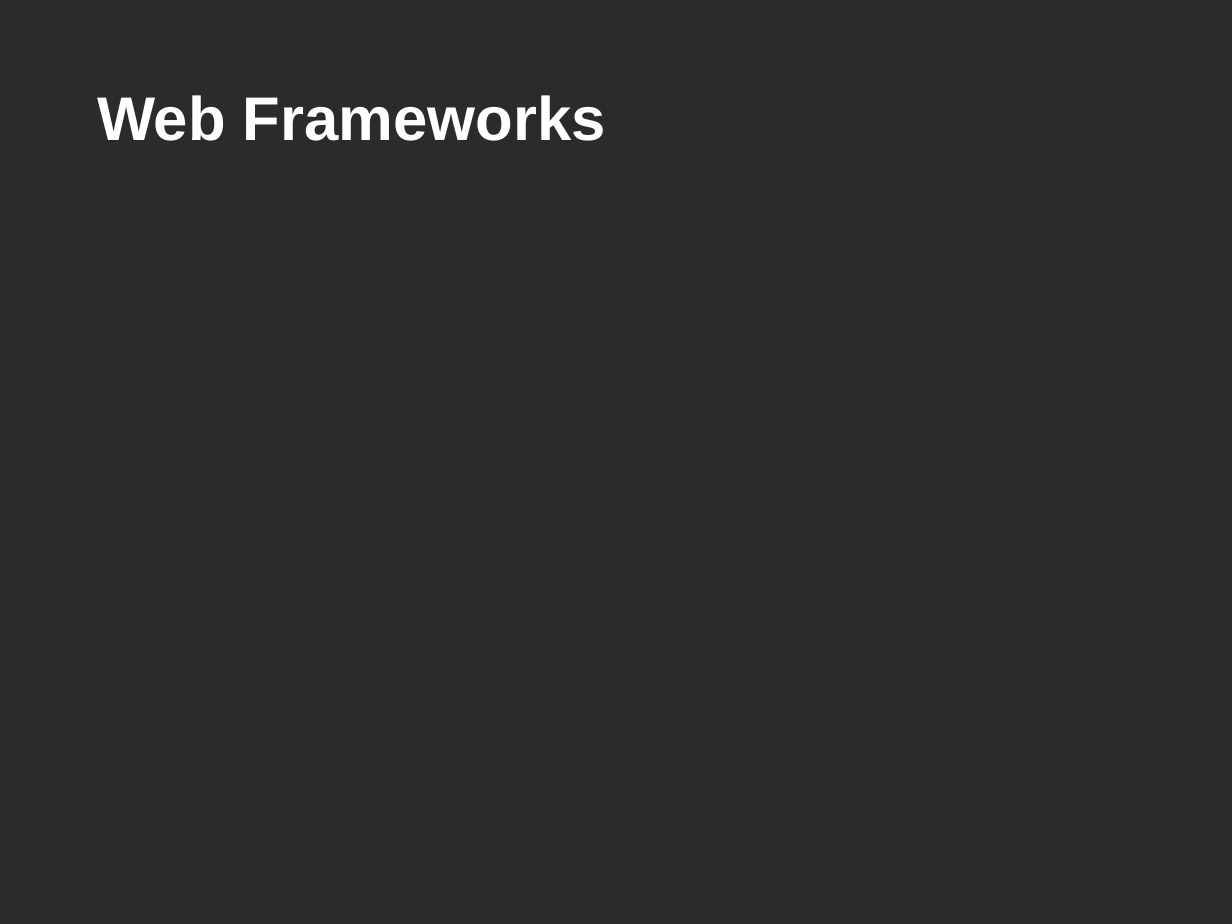
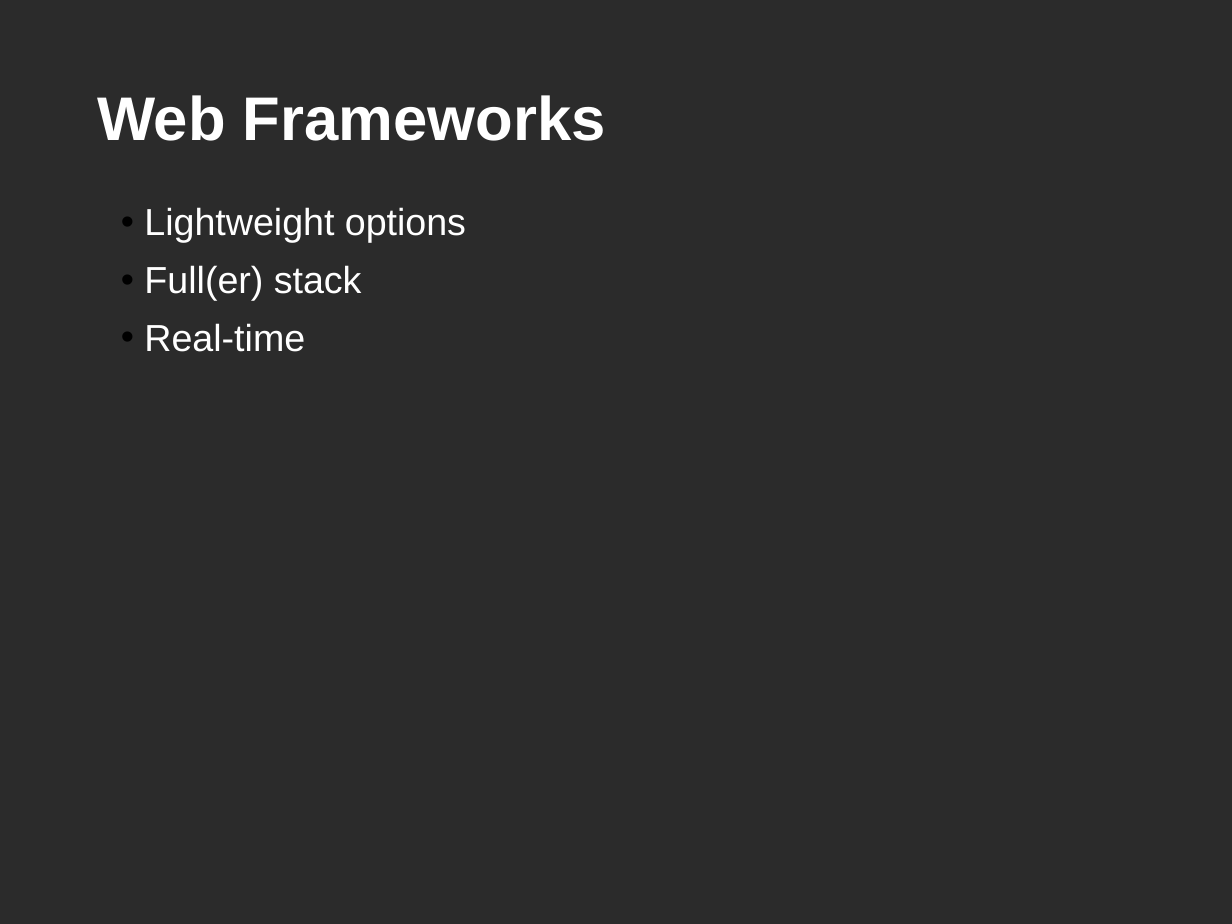
Before and after one commit to derrickwilliams/js-node-tools-toi, a slide deck: slide 28 of it.pptx (slide 29 before the commit). Drawn at 1232x924 pixels with LibreOffice and Linux fonts; fonts in the diff are those of the drawing; background and template pictures are left out; a plain dark background stands for a picture behind light text. Boxes give left, top, right and bottom in pixels: in the first picture for what was removed or moved away, otherwise in the second. Text is boxed around its words. In the diff, an @@ line names an element or a change of style, - is before the commit and + after.

```diff
--- a/it.pptx
+++ b/it.pptx
@@ text added at [144,207,466,352], 22 pt, text #FFFFFF @@
+• Lightweight options
+• Full(er) stack
+• Real-time
```
Also in this commit, not shown: 5 other slides changed, 5 slides added, 1 slide removed, 8 other files.
